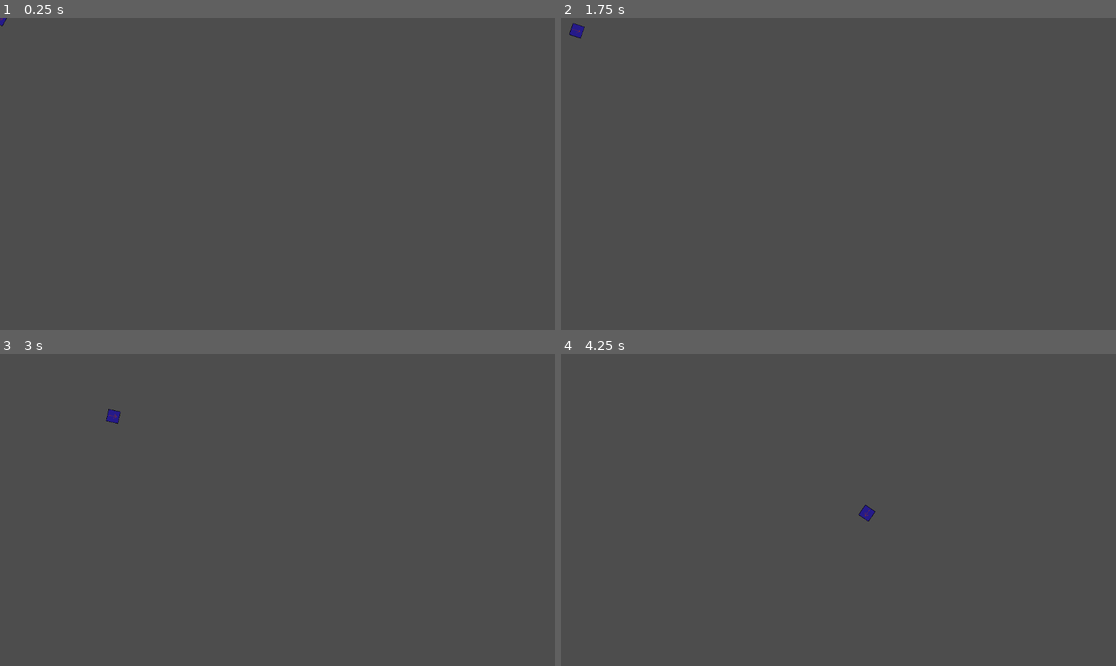
Above: before the commit, frames 1-4 (two rows, left to right).
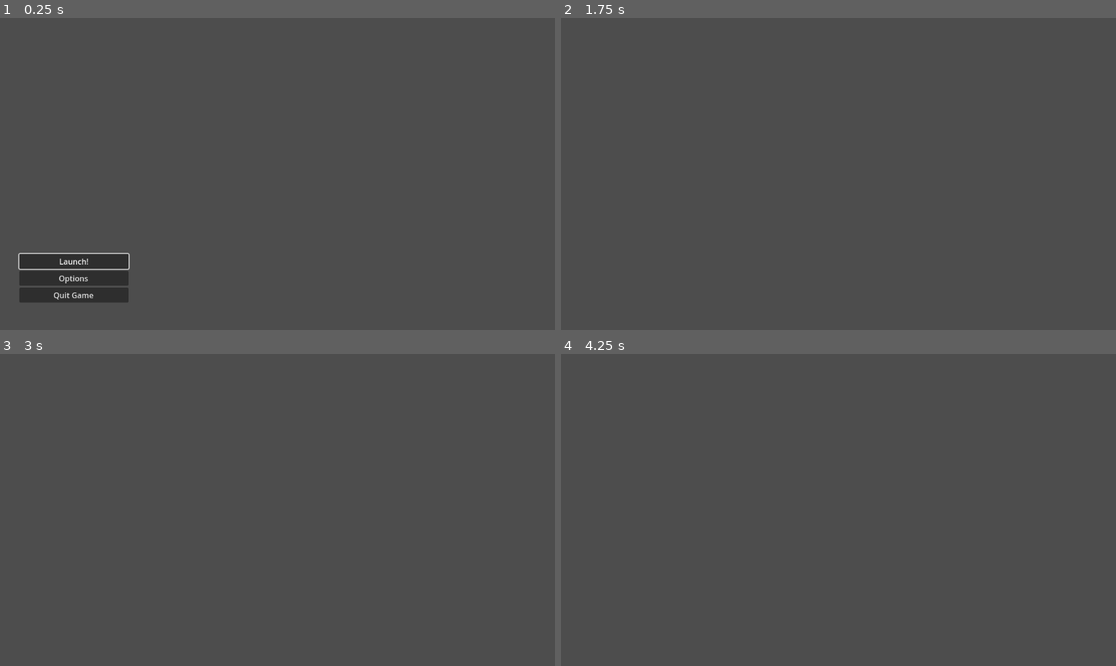
Above: after the commit, the same moments.

Repository: IanuReeves/Dirt-Defenders
Game: Godot game, scene res://scenes/main_menu.tscn
The game is run twice, just before and just after one commit, with the same random seed, the same clock (stepped at 60 frames per second) and the same inputs. Before the commit the project starts from res://scenes/world.tscn.
Inputs (mouse positions are in pixels of both pictures, inside the frame that each line leads up to):
- Up to frame 1 (0.25 s): no input
- Up to frame 2 (1.75 s): click (633, 276) at 0.5 s, where only the run after the commit has a clickable "Options"; tap Enter at 1.25 s; move the mouse to (960, 158) at 1.27 s; press the mouse at (960, 158) at 1.28 s; hold W (forward) from 1.28 s (still down)
- Up to frame 3 (3 s): move the mouse to (166, 525) at 2.02 s; release W (forward) at 2.03 s; release the mouse at (166, 525) at 2.03 s; hold S (brake) 2.03-2.78 s; click (166, 525) at 2.1 s; move the mouse to (333, 441) at 2.77 s; press the mouse at (333, 441) at 2.78 s; hold W (forward) from 2.78 s (still down)
- Up to frame 4 (4.25 s): keep holding W (forward); move the mouse to (810, 572) at 3.52 s; release the mouse at (810, 572) at 3.53 s; click (810, 572) at 3.6 s

The runs differ from the first frame. In frame 1, 2.9% of the frame differs, in the area x 0-24%, y 0-92%; in frame 2, less than 0.1%; in frame 3, less than 0.1%; in frame 4, less than 0.1%.

Commit message:
Initial Commit
Added quick pause menu and title screen

Diff:
--- a/project.godot
+++ b/project.godot
@@ -11,7 +11,7 @@
 [application]
 
 config/name="New Game Project"
-run/main_scene="res://scenes/world.tscn"
+run/main_scene="res://scenes/main_menu.tscn"
 config/features=PackedStringArray("4.3", "Forward Plus")
 config/icon="res://icon.svg"
 
--- /dev/null
+++ b/scenes/main_game.tscn
@@ -0,0 +1,10 @@
+[gd_scene load_steps=3 format=3 uid="uid://t6cowhnhfscd"]
+
+[ext_resource type="PackedScene" uid="uid://e6iuym7bl3xi" path="res://scenes/ui.tscn" id="1_2f3yf"]
+[ext_resource type="PackedScene" uid="uid://bfjdogfx64gtl" path="res://scenes/world.tscn" id="1_vwtmp"]
+
+[node name="Main Game" type="Node2D"]
+
+[node name="UI" parent="." instance=ExtResource("1_2f3yf")]
+
+[node name="World" parent="." instance=ExtResource("1_vwtmp")]
--- /dev/null
+++ b/scenes/main_menu.tscn
@@ -0,0 +1,37 @@
+[gd_scene load_steps=2 format=3 uid="uid://dtfjoatv00vqu"]
+
+[ext_resource type="Script" path="res://scripts/main_menu.gd" id="1_464rm"]
+
+[node name="main_meu" type="Control"]
+layout_mode = 3
+anchors_preset = 15
+anchor_right = 1.0
+anchor_bottom = 1.0
+grow_horizontal = 2
+grow_vertical = 2
+script = ExtResource("1_464rm")
+
+[node name="VBoxContainer" type="VBoxContainer" parent="."]
+layout_mode = 1
+offset_left = 40.0
+offset_top = 490.0
+offset_right = 267.0
+offset_bottom = 599.0
+
+[node name="StartButton" type="Button" parent="VBoxContainer"]
+layout_mode = 2
+focus_neighbor_top = NodePath("../QuitButton")
+text = "Launch!"
+
+[node name="OptionsButton" type="Button" parent="VBoxContainer"]
+layout_mode = 2
+text = "Options"
+
+[node name="QuitButton" type="Button" parent="VBoxContainer"]
+layout_mode = 2
+focus_neighbor_bottom = NodePath("../StartButton")
+text = "Quit Game"
+
+[connection signal="pressed" from="VBoxContainer/StartButton" to="." method="_on_start_button_pressed"]
+[connection signal="pressed" from="VBoxContainer/OptionsButton" to="." method="_on_options_button_pressed"]
+[connection signal="pressed" from="VBoxContainer/QuitButton" to="." method="_on_quit_button_pressed"]
--- /dev/null
+++ b/scenes/options_menu.tscn
@@ -0,0 +1,9 @@
+[gd_scene format=3 uid="uid://cnw08jg3nei33"]
+
+[node name="options_menu" type="Control"]
+layout_mode = 3
+anchors_preset = 15
+anchor_right = 1.0
+anchor_bottom = 1.0
+grow_horizontal = 2
+grow_vertical = 2
--- /dev/null
+++ b/scenes/pause_menu.tscn
@@ -0,0 +1,23 @@
+[gd_scene format=3 uid="uid://2rdt1g7kquyn"]
+
+[node name="pause_menu" type="Control"]
+layout_mode = 3
+anchors_preset = 15
+anchor_right = 1.0
+anchor_bottom = 1.0
+grow_horizontal = 2
+grow_vertical = 2
+
+[node name="VBoxContainer" type="VBoxContainer" parent="."]
+layout_mode = 0
+offset_right = 40.0
+offset_bottom = 40.0
+
+[node name="ResumeButton" type="Button" parent="VBoxContainer"]
+layout_mode = 2
+
+[node name="Button" type="Button" parent="VBoxContainer"]
+layout_mode = 2
+
+[node name="Button3" type="Button" parent="VBoxContainer"]
+layout_mode = 2
--- /dev/null
+++ b/scenes/ui.tscn
@@ -0,0 +1,36 @@
+[gd_scene load_steps=3 format=3 uid="uid://e6iuym7bl3xi"]
+
+[ext_resource type="Script" path="res://scripts/ui.gd" id="1_5gflo"]
+
+[sub_resource type="LabelSettings" id="LabelSettings_a01yc"]
+font_size = 24
+
+[node name="UI" type="CanvasLayer"]
+script = ExtResource("1_5gflo")
+
+[node name="Control" type="Control" parent="."]
+layout_mode = 3
+anchors_preset = 15
+anchor_right = 1.0
+anchor_bottom = 1.0
+grow_horizontal = 2
+grow_vertical = 2
+
+[node name="MarginContainer" type="MarginContainer" parent="Control"]
+layout_mode = 1
+anchors_preset = 15
+anchor_right = 1.0
+anchor_bottom = 1.0
+grow_horizontal = 2
+grow_vertical = 2
+theme_override_constants/margin_left = 0
+theme_override_constants/margin_top = 0
+theme_override_constants/margin_right = 0
+theme_override_constants/margin_bottom = 0
+
+[node name="Label" type="Label" parent="Control/MarginContainer"]
+unique_name_in_owner = true
+layout_mode = 2
+size_flags_vertical = 0
+text = "Score: 0"
+label_settings = SubResource("LabelSettings_a01yc")
--- a/scenes/world.tscn
+++ b/scenes/world.tscn
@@ -1,11 +1,13 @@
-[gd_scene load_steps=5 format=3 uid="uid://bfjdogfx64gtl"]
+[gd_scene load_steps=6 format=3 uid="uid://bfjdogfx64gtl"]
 
 [ext_resource type="PackedScene" uid="uid://6s3hfdcvwbxr" path="res://scenes/player.tscn" id="1_3wq0y"]
+[ext_resource type="Script" path="res://scripts/world.gd" id="1_vrqln"]
 [ext_resource type="Script" path="res://scripts/weapon.gd" id="2_4g78g"]
 [ext_resource type="PackedScene" uid="uid://cp82a32j63e0j" path="res://scenes/bullets/bullet.tscn" id="3_7c51f"]
 [ext_resource type="PackedScene" uid="uid://lf7iyos0k68w" path="res://scenes/gravity_well.tscn" id="3_uh7nf"]
 
 [node name="World" type="Node2D"]
+script = ExtResource("1_vrqln")
 
 [node name="Player" parent="." node_paths=PackedStringArray("weapon") instance=ExtResource("1_3wq0y")]
 weapon = NodePath("Weapon")
@@ -18,3 +20,4 @@
 
 [node name="Gravity Well" parent="." instance=ExtResource("3_uh7nf")]
 position = Vector2(572, 314)
+strength = 25.0
--- /dev/null
+++ b/scripts/main_menu.gd
@@ -0,0 +1,24 @@
+extends Control
+
+
+# Called when the node enters the scene tree for the first time.
+func _ready() -> void:
+	$VBoxContainer/StartButton.grab_focus()
+
+
+# Called every frame. 'delta' is the elapsed time since the previous frame.
+func _on_start_button_pressed() -> void:
+	print("Game Started. Loading World...")
+	get_tree().change_scene_to_file("res://scenes/main_game.tscn")
+
+
+
+func _on_options_button_pressed() -> void:
+	print("Opening options menu...")
+	get_tree().change_scene_to_file("res://scenes/options_menu.tscn")
+
+
+
+func _on_quit_button_pressed() -> void:
+	print("Game Quit. Exiting Game...")
+	get_tree().quit()
--- /dev/null
+++ b/scripts/ui.gd
@@ -0,0 +1,13 @@
+extends CanvasLayer
+class_name UI
+@onready var score_label = %Label
+
+var score = 0
+var maxScore = 10000
+
+func update_score(value):
+	score += value
+	update_score_label()
+
+func update_score_label():
+	score_label.text = "Score " + str(score)
--- /dev/null
+++ b/scripts/world.gd
@@ -0,0 +1,3 @@
+extends Node2D
+
+@onready var ui = %ui
